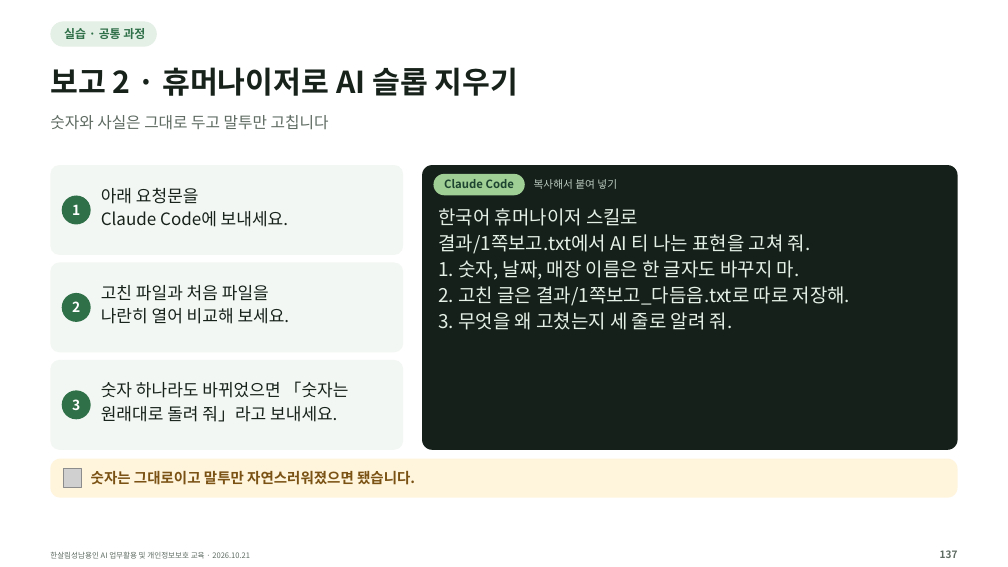
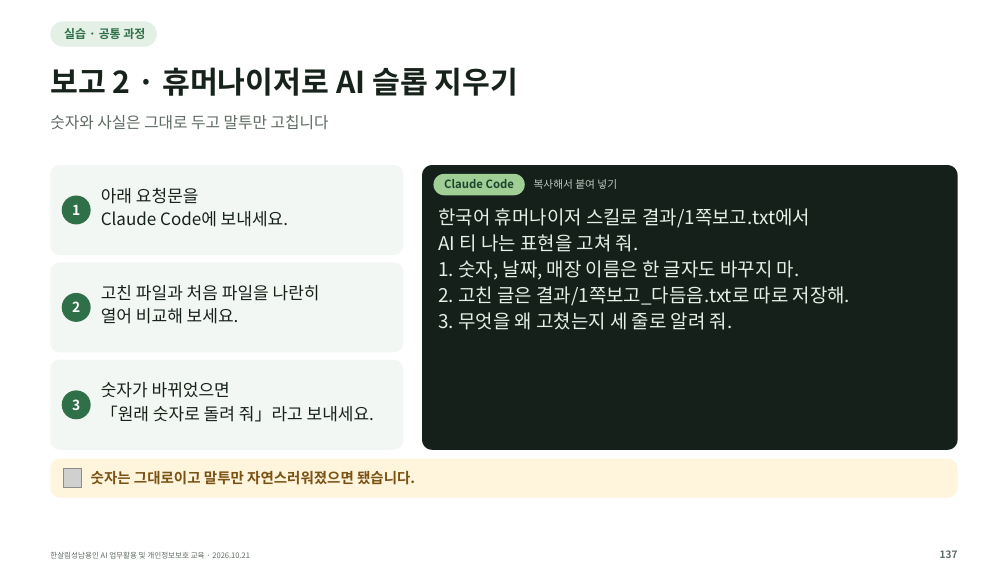
Before and after one commit to kscold/kscold-blog-version-2, a slide deck: slide 137 of apps/web/public/hansalim/files/한살림_AI교육_강의자료.pptx. Drawn at 1008x567 pixels with LibreOffice and Linux fonts; fonts in the diff are those of the drawing; grey boxes stand for pictures. Boxes give left, top, right and bottom in pixels: in the first picture for what was removed or moved away, otherwise in the second. Text is boxed around its words. In the diff, an @@ line names an element or a change of style, - is before the commit and + after.

```diff
--- a/apps/web/public/hansalim/files/한살림_AI교육_강의자료.pptx
+++ b/apps/web/public/hansalim/files/한살림_AI교육_강의자료.pptx
@@ text at bbox=[438, 208, 810, 252]: spaces changed @@
-한국어 휴머나이저 스킬로
-결과/1쪽보고.txt에서 AI 티 나는 표현을 고쳐 줘.
+한국어 휴머나이저 스킬로 결과/1쪽보고.txt에서
+AI 티 나는 표현을 고쳐 줘.
@@ text at bbox=[101, 285, 320, 324]: spaces changed @@
-고친 파일과 처음 파일을
-나란히 열어 비교해 보세요.
+고친 파일과 처음 파일을 나란히
+열어 비교해 보세요.
@@ text at bbox=[101, 382, 374, 422]: text changed @@
-숫자 하나라도 바뀌었으면 「숫자는
-원래대로 돌려 줘」라고 보내세요.
+숫자가 바뀌었으면
+「원래 숫자로 돌려 줘」라고 보내세요.
```
Also in this commit, not shown: 61 other slides changed, 3 other files.
